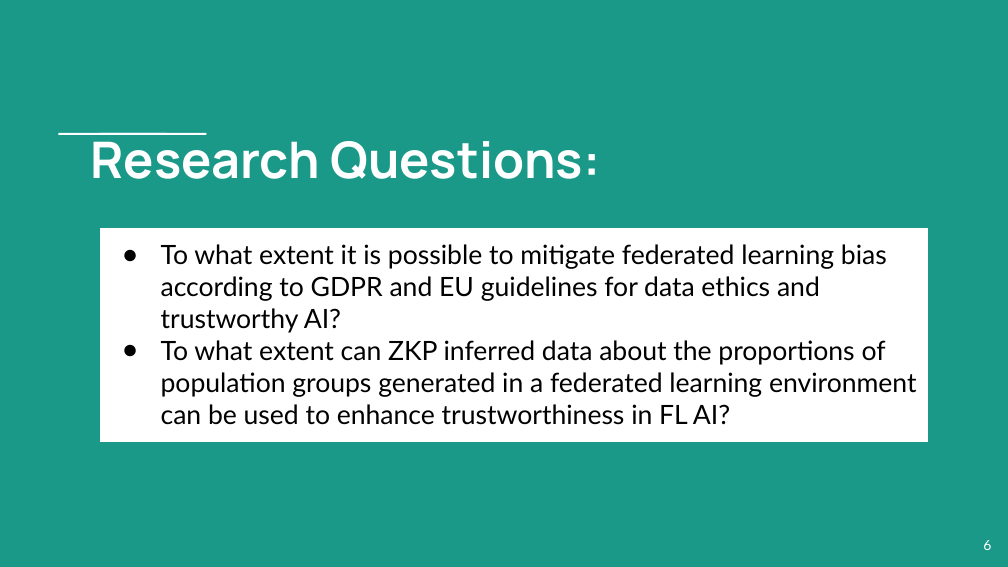
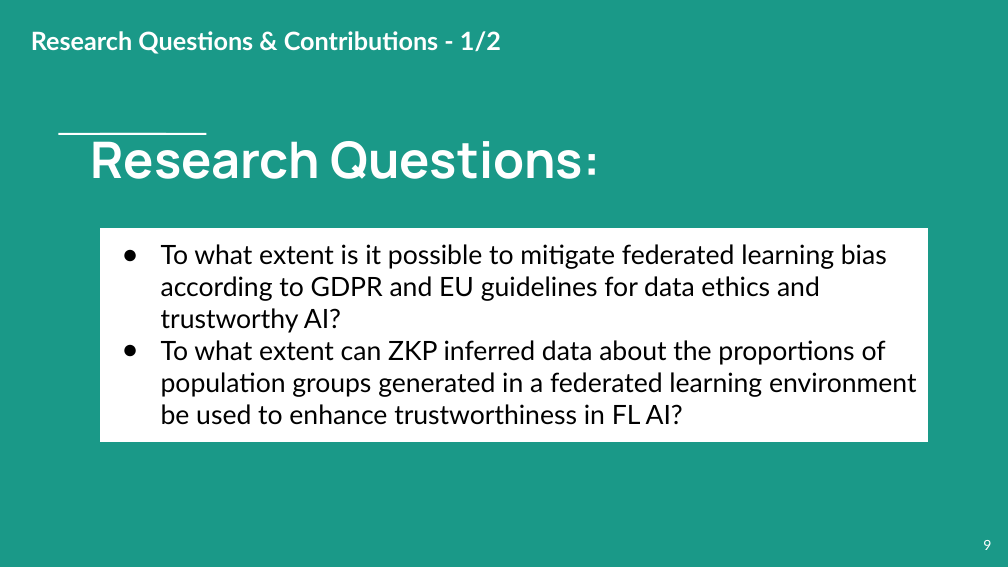
Before and after one commit to Roy160398/-Z-Fed---A-ZKP-Federated-Framework-to-Support-Balanced-Learning, a slide deck: slide 9 of docs/documentation/viva-presentation.pptx (slide 6 before the commit). Drawn at 1008x567 pixels with LibreOffice and Linux fonts; fonts in the diff are those of the drawing. Boxes give left, top, right and bottom in pixels: in the first picture for what was removed or moved away, otherwise in the second. Text is boxed around its words. In the diff, an @@ line names an element or a change of style, - is before the commit and + after.

Commit message:
new presentation

```diff
--- a/docs/documentation/viva-presentation.pptx
+++ b/docs/documentation/viva-presentation.pptx
@@ text added at (x1=31, y1=31, x2=501, y2=54), 18 pt, text #FFFFFF, bold @@
+Research Questions & Contributions - 1/2
@@ text in rectangle at (x1=161, y1=244, x2=917, y2=425): text changed @@
-● To what extent it is possible to mitigate federated learning bias according to GDPR and EU guidelines for data ethics and trustworthy AI?
-● To what extent can ZKP inferred data about the proportions of population groups generated in a federated learning environment can be used to enhance trustworthiness in FL AI?
+● To what extent is it possible to mitigate federated learning bias according to GDPR and EU guidelines for data ethics and trustworthy AI?
+● To what extent can ZKP inferred data about the proportions of population groups generated in a federated learning environment be used to enhance trustworthiness in FL AI?
@@ page number at (x1=983, y1=540, x2=991, y2=550): text changed @@
-6
+9
```
Also in this commit, not shown: 22 other slides changed, 7 slides added, 2 slides removed.
